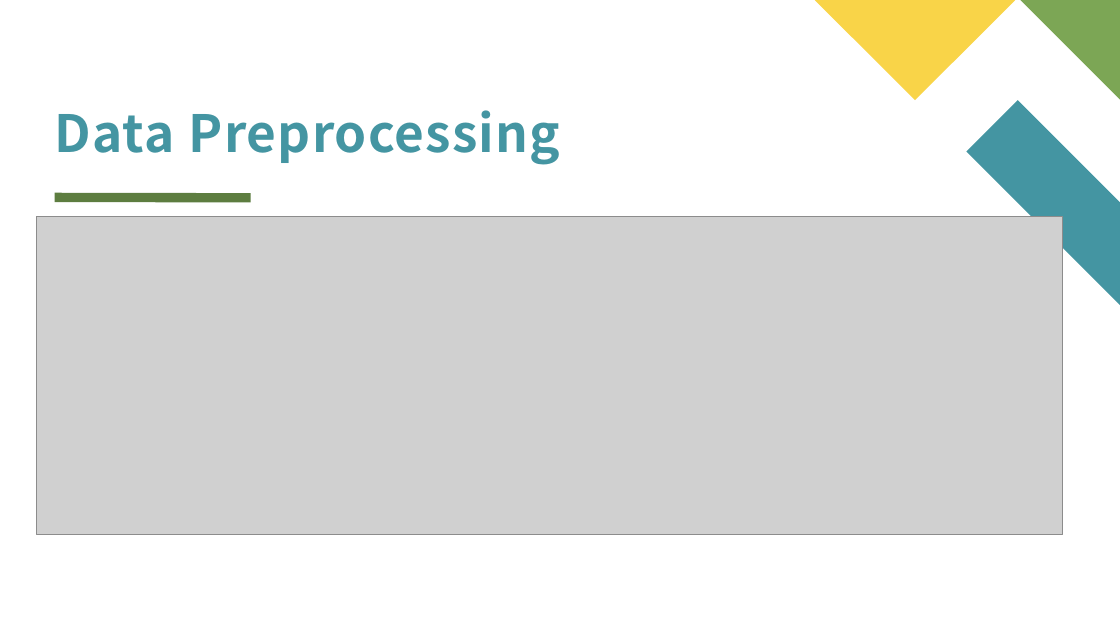
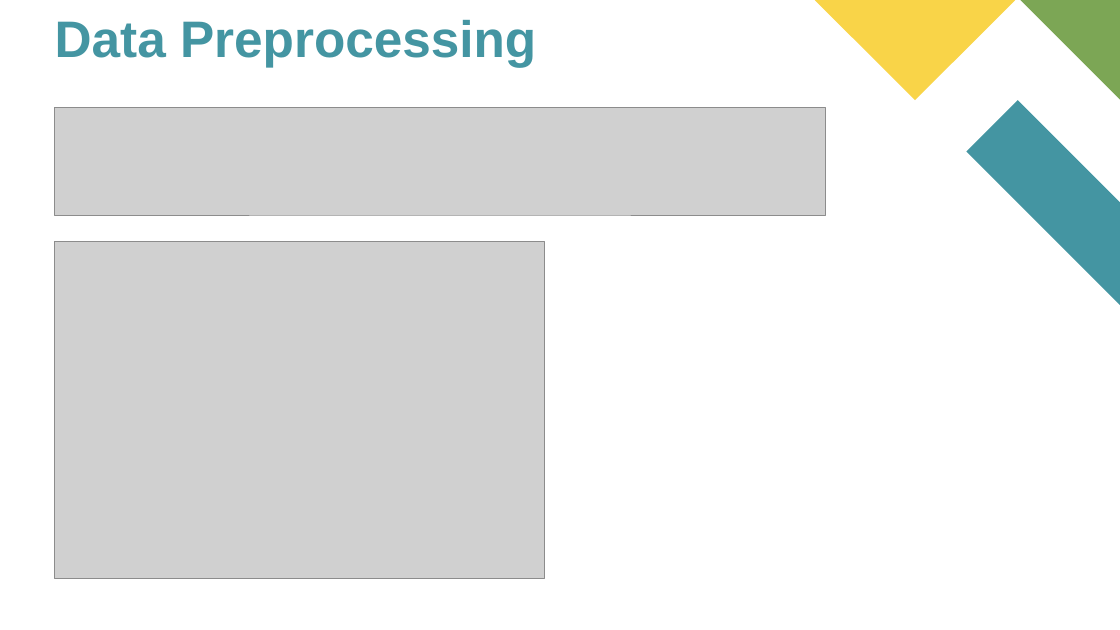
Before and after one commit to dcsweezy/Exploring-Linear-and-Ridge-Regression-with-Cross-Validation_-Group-11, a slide deck: slide 5 of presentation-slide.pptx. Drawn at 1120x630 pixels with LibreOffice and Linux fonts; fonts in the diff are those of the drawing; grey boxes stand for pictures. Boxes give left, top, right and bottom in pixels: in the first picture for what was removed or moved away, otherwise in the second. Text is boxed around its words. In the diff, an @@ line names an element or a change of style, - is before the commit and + after.

```diff
--- a/presentation-slide.pptx
+++ b/presentation-slide.pptx
@@ title "Data Preprocessing" at [55, 20, 536, 67]: font Noto Sans CJK JP to Arial, letter spacing 1 to 0 pt; vertical alignment bottom to top @@
@@ picture added at [55, 108, 826, 215] @@
@@ line (55, 197) - (250, 197): stroke #5D7D40 8 pt to #5D7C3F 8 pt @@
@@ picture removed at [37, 217, 1063, 535] @@
@@ picture added at [55, 242, 544, 579] @@
```
Also in this commit, not shown: 14 other slides changed.
